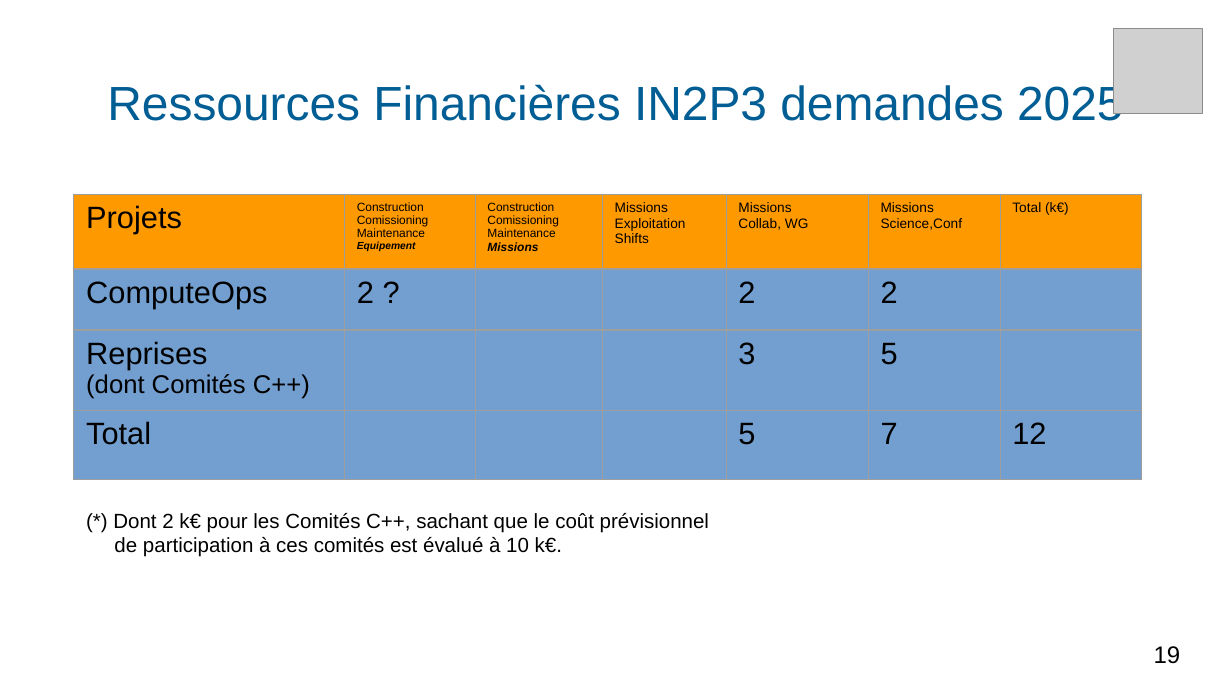
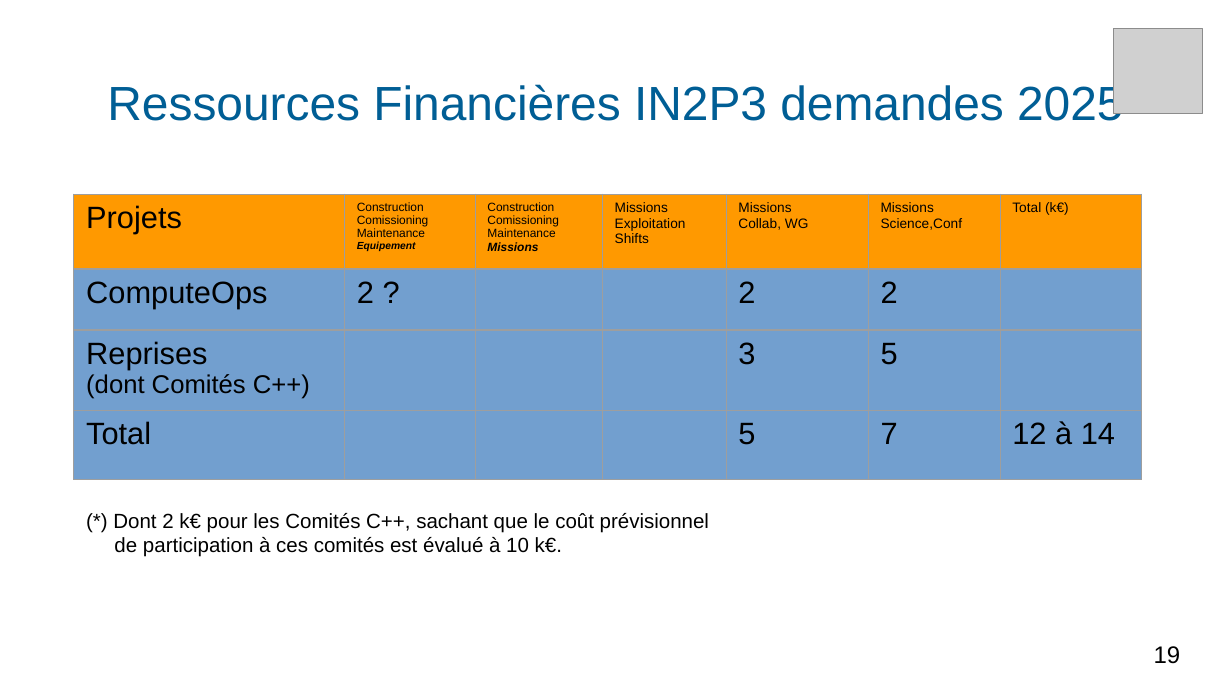
Before and after one commit to fjammes/misc, a slide deck: slide 19 of decalog/decalog-entretien-2024.odp. Drawn at 1232x693 pixels with LibreOffice and Linux fonts; fonts in the diff are those of the drawing; grey boxes stand for pictures. Boxes give left, top, right and bottom in pixels: in the first picture for what was removed or moved away, otherwise in the second. Text is boxed around its words. In the diff, an @@ line names an element or a change of style, - is before the commit and + after.

```diff
--- a/decalog/decalog-entretien-2024.odp
+++ b/decalog/decalog-entretien-2024.odp
@@ table at [74,195,1141,479] @@
-row 4, column 7: 12
+row 4, column 7: 12 à 14
```
Also in this commit, not shown: 14 other slides changed, 3 other files.
